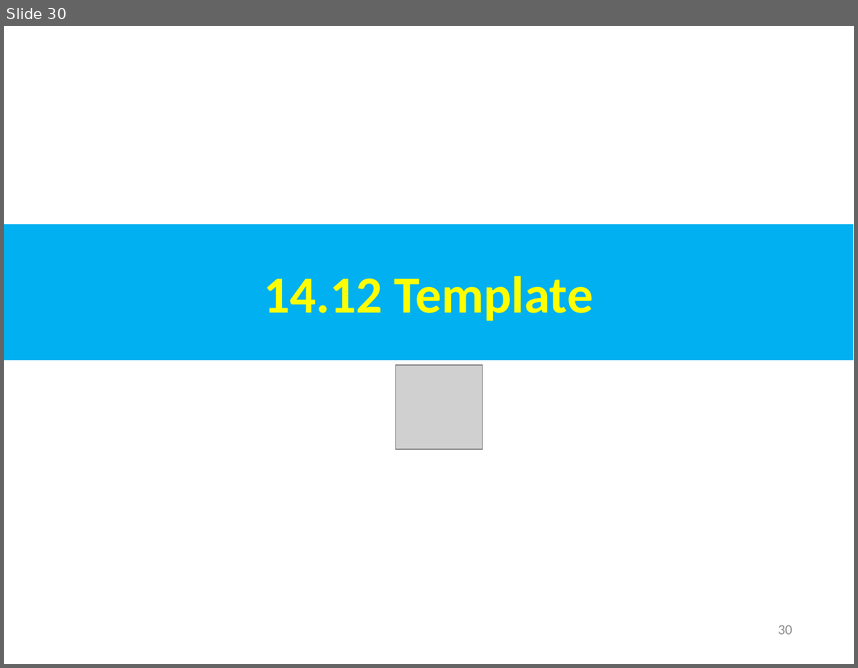
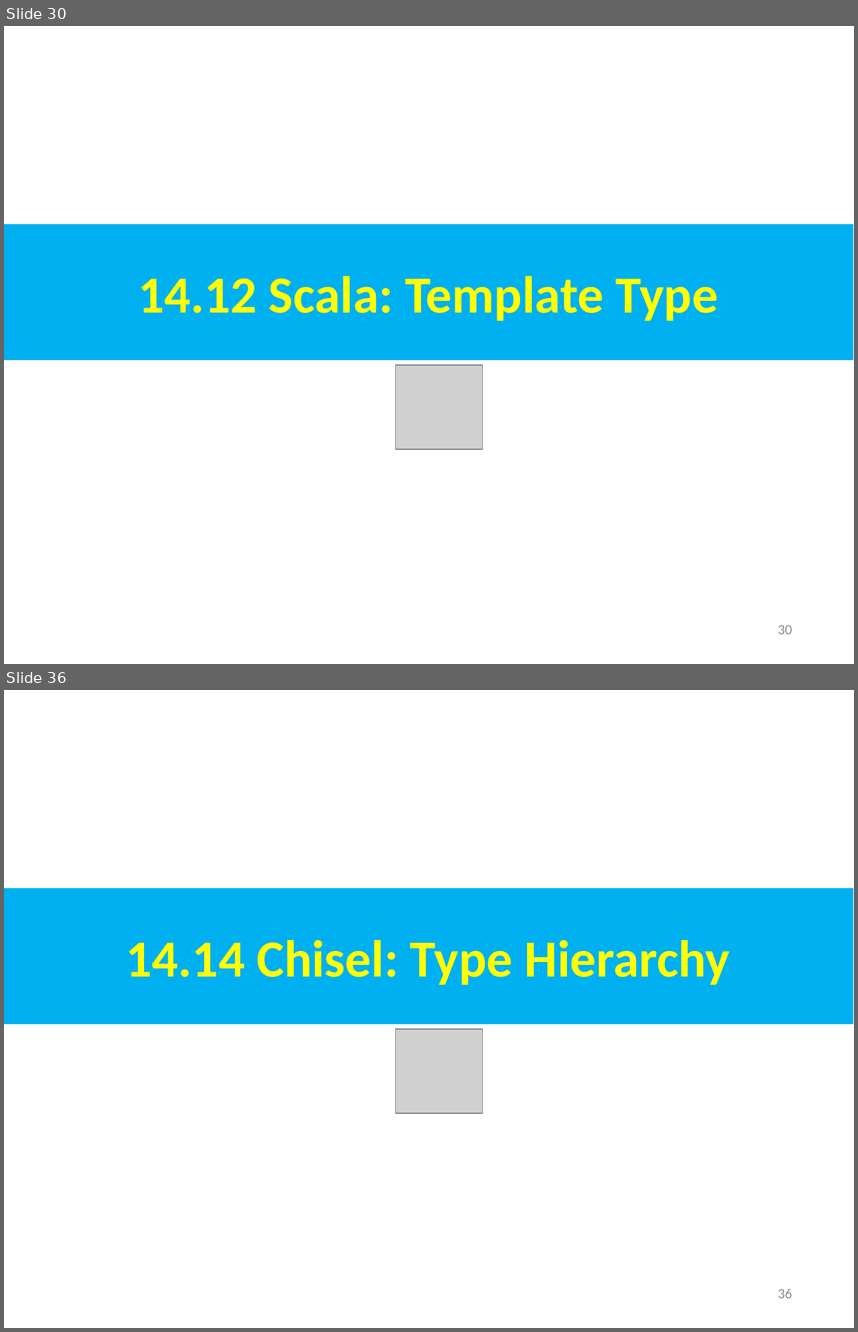
Before and after one commit to peterhchen/AIU_CS800_Chisel, a slide deck: 500_UCSC_HWD/014_Inherit/000_Video/014.Inherit.ppt. Shown one above the other, each under a label of ours: slide 30 before the commit, slides 30 and 36 after it; the slides between them are not shown. The pictures are 858x668 and 858x1332 pixels, drawn with LibreOffice and Linux fonts; fonts in the diff are those of the drawing; grey boxes stand for pictures. Boxes give left, top, right and bottom in pixels: in the first picture for what was removed or moved away, otherwise in the second. Text is boxed around its words. In the diff, an @@ line names an element or a change of style, - is before the commit and + after.

```diff
--- a/500_UCSC_HWD/014_Inherit/000_Video/014.Inherit.ppt
+++ b/500_UCSC_HWD/014_Inherit/000_Video/014.Inherit.ppt
@@ slide 36 added at box(4, 690, 854, 1328), background #FFFFFF @@
@@ rectangle added at box(4, 888, 853, 1024), fill #00B0F0, 44 pt, text #FFFF00, bold @@
+14.14 Chisel: Type Hierarchy
@@ picture added at box(396, 1029, 483, 1114) @@
@@ page number added at box(778, 1288, 793, 1298), 12 pt, text #8B8B8B @@
+36
@@ slide 30 changed as well @@
@@ text in rectangle at box(138, 276, 718, 321): text changed @@
-14.12 Template
+14.12 Scala: Template Type
```
Also in this commit, not shown: 3 other slides changed, 13 other slides added, 1 slide removed.
